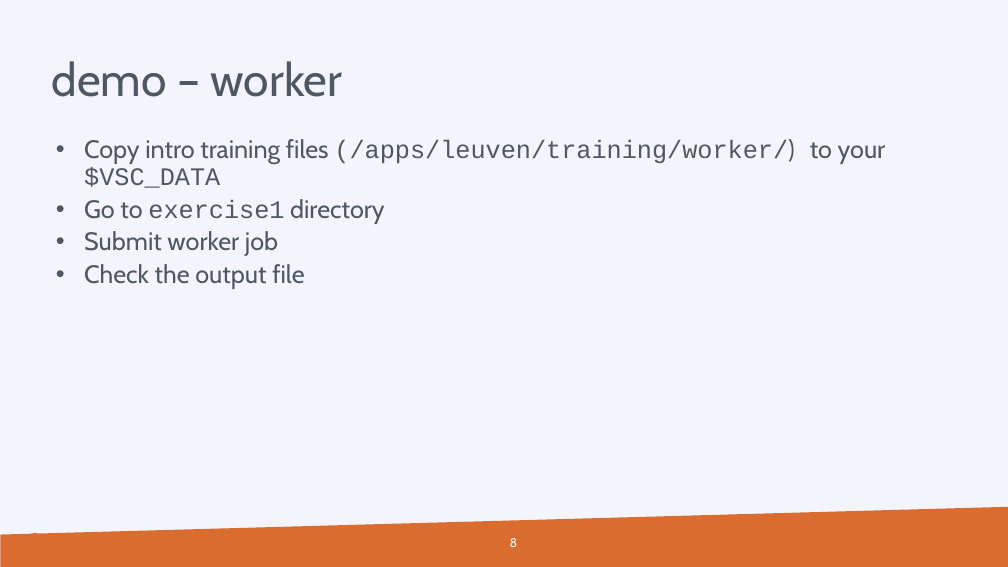
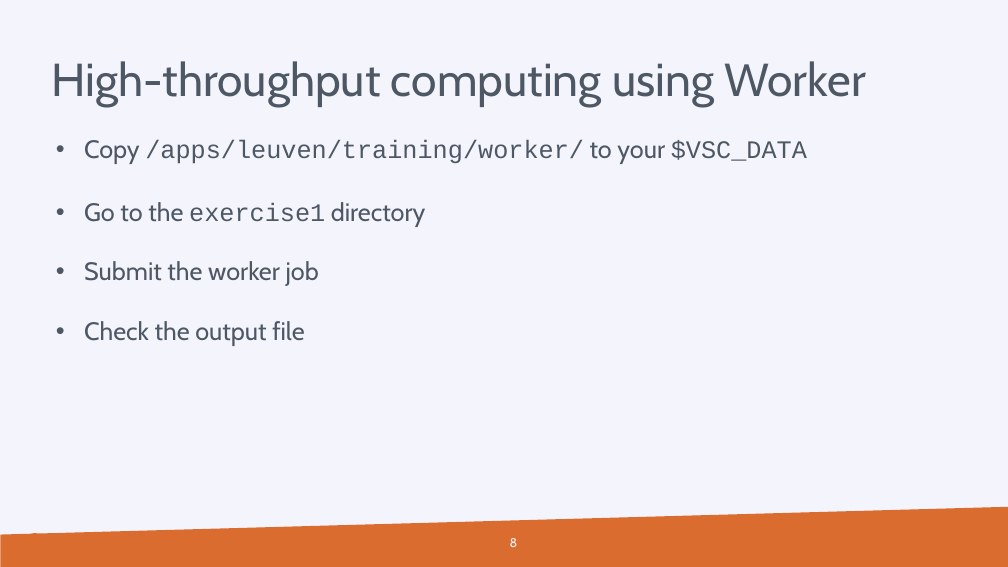
Before and after one commit to hpcleuven/HPC-intro, a slide deck: slide 8 of VSCintro-demo.pptx. Drawn at 1008x567 pixels with LibreOffice and Linux fonts; fonts in the diff are those of the drawing; background and template pictures are left out. Boxes give left, top, right and bottom in pixels: in the first picture for what was removed or moved away, otherwise in the second. Text is boxed around its words. In the diff, an @@ line names an element or a change of style, - is before the commit and + after.

```diff
--- a/VSCintro-demo.pptx
+++ b/VSCintro-demo.pptx
@@ title at (51,61,865,107): text changed @@
-demo – worker
+High-throughput computing using Worker
@@ text at (84,140,807,286): text changed; font Cabin to Courier New @@
-    • Copy intro training files (/apps/leuven/training/worker/) to your $VSC_DATA
-    • Go to exercise1 directory
-    • Submit worker job
+    • Copy /apps/leuven/training/worker/ to your $VSC_DATA
+    • Go to the exercise1 directory
+    • Submit the worker job
```
Also in this commit, not shown: 8 other slides changed, 2 other files.
